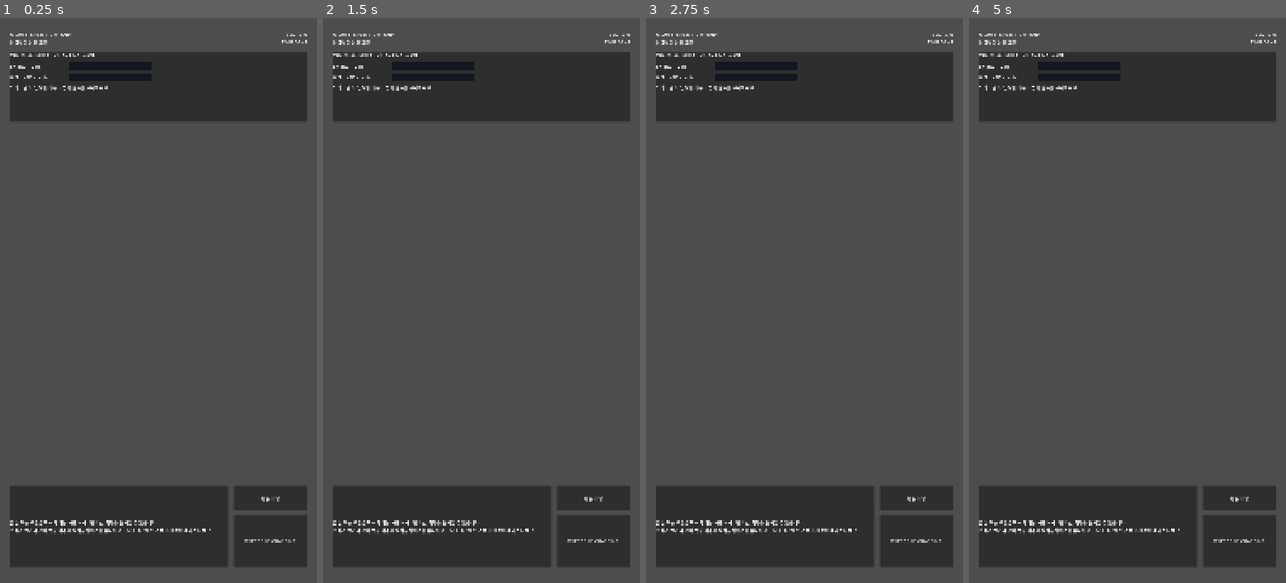
Above: before the commit, frames 1-4 (left to right).
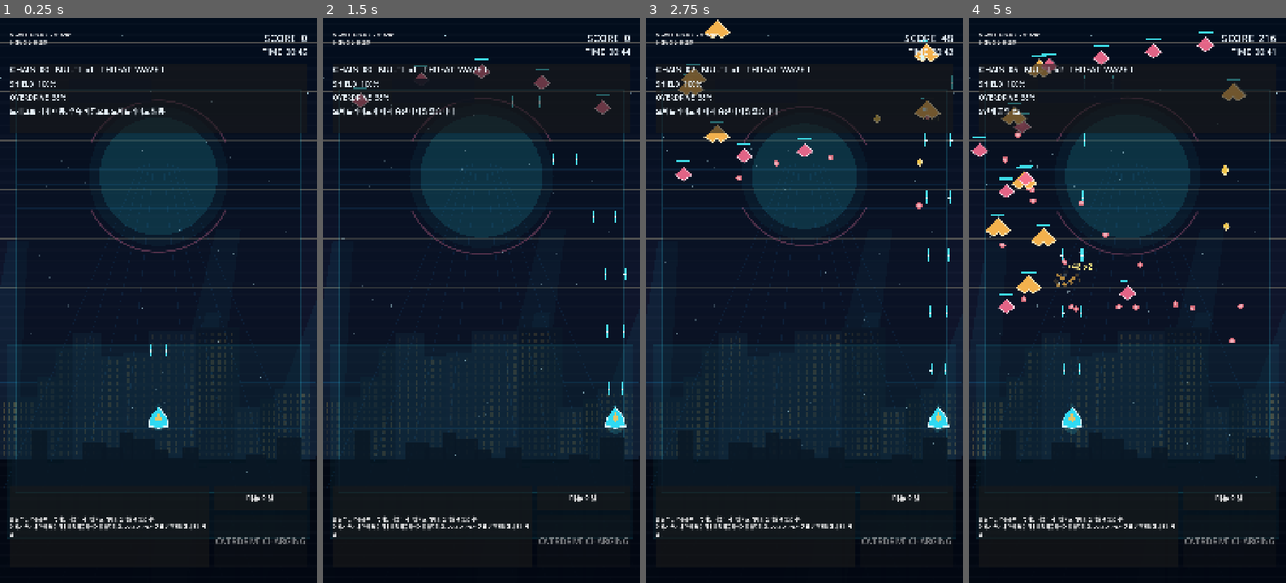
Above: after the commit, the same moments.

Repository: choisb87/game
Game: Godot game, scene res://scenes/GameScene.tscn
Same seed, same stepped clock (60 frames per second), same inputs: the game is played once before the commit and once after it. This scene is started directly instead of the project's main scene.
Inputs (mouse positions are in pixels of both pictures, inside the frame that each line leads up to):
- Up to frame 1 (0.25 s): no input
- Up to frame 2 (1.5 s): tap Enter at 0.5 s; move the mouse to (551, 272) at 0.52 s; hold D 0.53-1.25 s; tap Space at 0.6, 0.77, 1.07 s; click (551, 272) at 0.67 s; drag from (418, 328) to (465, 413) at 1.27 s
- Up to frame 3 (2.75 s): move the mouse to (836, 176) at 2.02 s; hold D from 2.03 s (still down); tap Space at 2.1 s
- Up to frame 4 (5 s): release D at 2.75 s; drag from (1111, 413) to (1032, 215) at 2.77 s; move the mouse to (1222, 385) at 3.52 s; hold A 3.53-4.25 s; tap Space at 3.6, 3.77, 4.07 s; drag from (1032, 215) to (1079, 159) at 4.27 s

The runs differ from the first frame. In frame 1, 98% of the frame differs, in the area x 0-100%, y 0-100%; in frame 2, 98%; in frame 3, 98%; in frame 4, 98%.
Error before the commit: Parse Error: Cannot infer the type of "ratio" variable because the value doesn't have a set type. (res://scripts/game_scene.gd:59)

Commit message:
feat(game): add signed Android APK for neon striker

Diff:
--- a/games/android-game-2026-03-16-c-godot/scripts/battlefield.gd
+++ b/games/android-game-2026-03-16-c-godot/scripts/battlefield.gd
@@ -125,7 +125,7 @@
 	var survivors := []
 	for enemy in enemies:
 		var pos = enemy["pos"]
-		var distance := pos.distance_to(player_pos)
+		var distance: float = pos.distance_to(player_pos)
 		if distance < 300.0:
 			var reward := int(enemy["score"]) + 18
 			_destroy_enemy(enemy, reward, true)
@@ -347,7 +347,7 @@
 		pickup["age"] = float(pickup["age"]) + delta
 		var pos = pickup["pos"]
 		var vel = pickup["vel"]
-		var pull := player_pos - pos
+		var pull: Vector2 = player_pos - pos
 		if pull.length() < 320.0:
 			vel = vel.lerp(pull.normalized() * 440.0, delta * 2.4)
 		pos += vel * delta
@@ -488,10 +488,10 @@
 
 func _fire_enemy_shot(enemy: Dictionary) -> void:
 	var pos = enemy["pos"]
-	var target_dir := (player_pos - pos).normalized()
+	var target_dir: Vector2 = (player_pos - pos).normalized()
 	var speed := float(enemy["bullet_speed"])
 	var spread := rng.randf_range(-0.18, 0.18)
-	var velocity := target_dir.rotated(spread) * speed
+	var velocity: Vector2 = target_dir.rotated(spread) * speed
 	if velocity.y < 160.0:
 		velocity.y = 160.0
 
@@ -529,14 +529,14 @@
 func _spawn_arc(wave: int) -> void:
 	var count := 4 + wave
 	for index in range(count):
-		var ratio := float(index) / max(float(count - 1), 1.0)
+		var ratio: float = float(index) / max(float(count - 1), 1.0)
 		var x := lerpf(play_rect.position.x + 70.0, play_rect.end.x - 70.0, ratio)
 		var y_offset := sin(ratio * PI) * -110.0
 		_spawn_enemy("scout", Vector2(x, play_rect.position.y - 120.0 + y_offset), Vector2(0.0, 200.0 + ratio * 30.0))
 
 
 func _spawn_swoopers(wave: int) -> void:
-	var count := 2 + min(3, wave)
+	var count: int = 2 + min(3, wave)
 	for index in range(count):
 		var x := play_rect.position.x + 120.0 if index % 2 == 0 else play_rect.end.x - 120.0
 		var vel := Vector2(0.0, 210.0 + wave * 18.0)
@@ -767,7 +767,7 @@
 
 func _spawn_ring(pos: Vector2, color: Color, count: int, speed: float) -> void:
 	for index in range(count):
-		var angle := TAU * float(index) / max(float(count), 1.0)
+		var angle: float = TAU * float(index) / max(float(count), 1.0)
 		particles.append(
 			{
 				"pos": pos,
--- a/games/android-game-2026-03-16-c-godot/scripts/game_scene.gd
+++ b/games/android-game-2026-03-16-c-godot/scripts/game_scene.gd
@@ -56,14 +56,14 @@
 
 
 func _on_shield_changed(value: float, max_value: float) -> void:
-	var ratio := value / max(max_value, 1.0)
+	var ratio: float = value / max(max_value, 1.0)
 	_set_bar_value(shield_fill, ratio)
 	shield_fill.color = Color(0.20, 0.93, 0.98, 0.95).lerp(Color(1.0, 0.42, 0.46, 0.98), 1.0 - ratio)
 	shield_value_label.text = "SHIELD  %d%%" % int(round(ratio * 100.0))
 
 
 func _on_charge_changed(value: float, max_value: float) -> void:
-	var ratio := value / max(max_value, 1.0)
+	var ratio: float = value / max(max_value, 1.0)
 	_set_bar_value(charge_fill, ratio)
 	charge_fill.color = Color(0.99, 0.75, 0.30, 0.96)
 	charge_value_label.text = "OVERDRIVE  %d%%" % int(round(ratio * 100.0))
--- a/games/android-game-2026-03-16-c-godot/scripts/neon_backdrop.gd
+++ b/games/android-game-2026-03-16-c-godot/scripts/neon_backdrop.gd
@@ -170,7 +170,7 @@
 		while x < pos.x + size_local.x - 14.0:
 			var y := pos.y + 16.0
 			while y < pos.y + size_local.y - 18.0:
-				var alpha := 0.08 + 0.16 * max(sin(_time * 1.1 + x * 0.02 + y * 0.01), 0.0)
+				var alpha: float = 0.08 + 0.16 * max(sin(_time * 1.1 + x * 0.02 + y * 0.01), 0.0)
 				draw_rect(Rect2(Vector2(x, y), Vector2(8.0, 14.0)), Color(window_color.r, window_color.g, window_color.b, alpha), true)
 				y += 24.0
 			x += float(window_stride)
@@ -188,7 +188,7 @@
 	var sparkle_color: Color = palette["sparkle"]
 	for sparkle in _sparkles:
 		var pos: Vector2 = sparkle["pos"]
-		var alpha := 0.35 + max(sin(_time * sparkle["speed"] + sparkle["phase"]), 0.0) * 0.45
+		var alpha: float = 0.35 + max(sin(_time * sparkle["speed"] + sparkle["phase"]), 0.0) * 0.45
 		draw_circle(pos, sparkle["radius"], Color(sparkle_color.r, sparkle_color.g, sparkle_color.b, alpha))
 
 
Not shown, added: games/android-game-2026-03-16-c-godot/assets/ui/app_icon.svg.import
Not shown, added: games/android-game-2026-03-16-c-godot/export_presets.cfg
Not shown, added: games/android-game-2026-03-16-c-godot/build/android/neon-striker.apk
